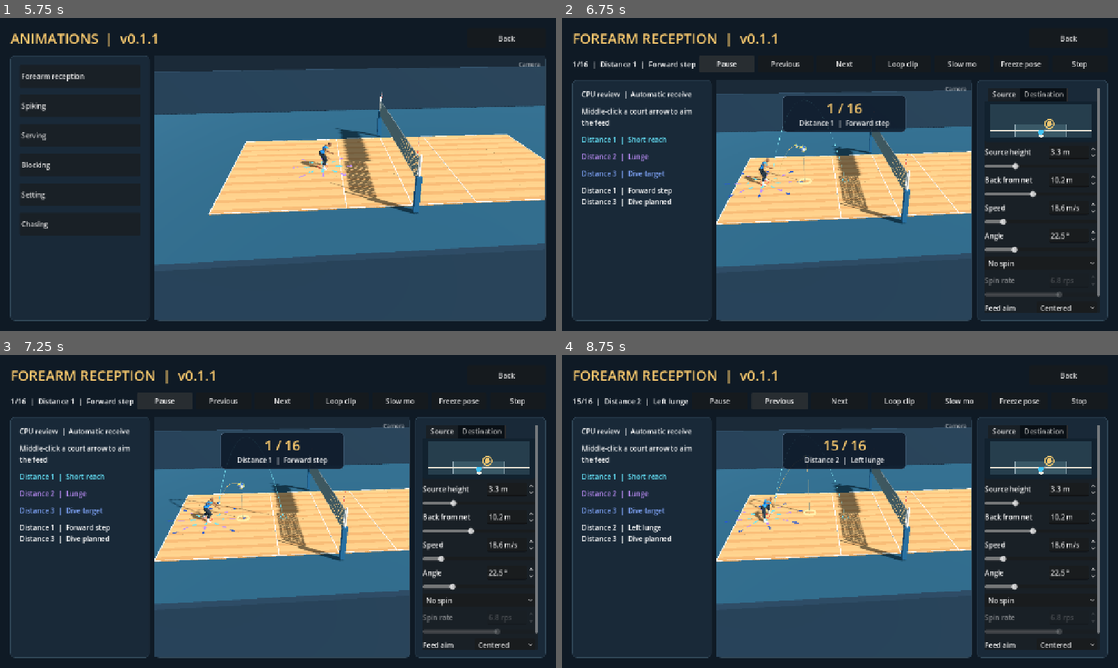
Above: before the commit, frames 1-4 (two rows, left to right).
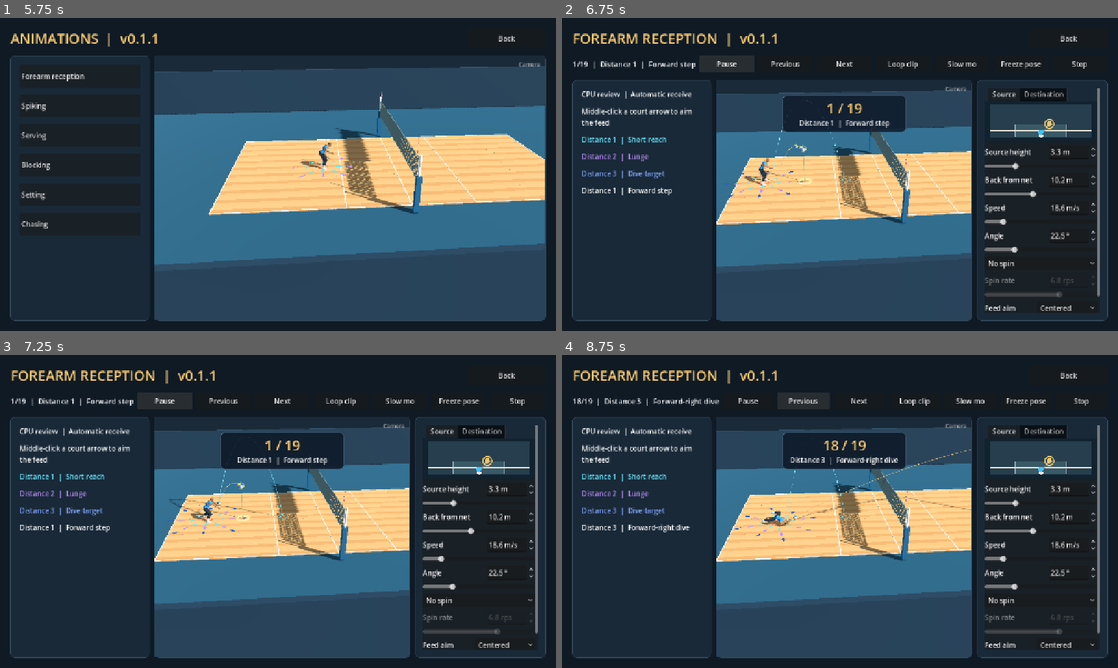
Above: after the commit, the same moments.

Repository: foreandr/volleyball
Game: Godot game, scene res://scenes/main.tscn
Two runs of this game, one before a commit and one after it. Both use one fixed random seed, a clock stepped at 60 frames per second and the inputs below.
Inputs:
- Up to frame 1 (5.75 s): click "Story" at 0.5 s; click "New" at 1.25 s; click "Back" at 2 s; click "New" at 2.75 s; click "Save" at 3.5 s; click "Back" at 4.25 s; click "Continue" at 5 s
- Up to frame 2 (6.75 s): click "Forearm reception" at 5.75 s; click "Play all" at 6.5 s
- Up to frame 3 (7.25 s): no input
- Up to frame 4 (8.75 s): click "Previous" at 7.25 s; click "Previous" at 8 s

Frame 1 is identical in both runs. In frame 2, 0.2% of the frame differs, in the area x 3-54%, y 13-61%; in frame 3, 0.2%; in frame 4, 2.1%, in the area x 2-95%, y 12-61%.

Commit message:
Add reference-based forward reception dives

Diff:
--- a/scripts/animation_ball_preview.gd
+++ b/scripts/animation_ball_preview.gd
@@ -231,11 +231,22 @@
 			direction.y = 0.0
 			var reach: float = [0.42,0.85,1.42][arrows.selected_distance-1]
 			aim_point = impact_point+direction.normalized()*reach
-			if float(actor.get_meta("feed_settings",{}).get("source_height",0.0)) >= 4.6:
+			if arrows.selected_distance == 3 and arrows.selected in [1,2,8]:
+				aim_point.y = 0.46
+			elif float(actor.get_meta("feed_settings",{}).get("source_height",0.0)) >= 4.6:
 				aim_point.y += 0.36
 	var feed: Dictionary
 	if review_feed.is_empty():
-		feed = Flight.feed(aim_point,actor.get_meta("feed_settings",{}))
+		var settings: Dictionary = actor.get_meta("feed_settings",{})
+		feed = Flight.feed(aim_point,settings)
+		if practice_mode and missed and arrows.selected_distance == 3 and arrows.selected in [1,2,8]:
+			# Keep the low dive target reachable across the net without moving the source.
+			var fitted := settings.duplicate()
+			fitted.fit = "speed"
+			for attempt in range(6):
+				if Net.first_hit(func(time): return Flight.position(feed,aim_point,time),-float(feed.duration),0.0).is_empty(): break
+				fitted.angle = float(settings.get("angle",27.4))+2.0*(attempt+1)
+				feed = Flight.feed(aim_point,fitted)
 	else:
 		missed = false
 		aim_point = review_feed.aim
--- /dev/null
+++ b/scripts/forward_reception_dive.gd
@@ -0,0 +1,68 @@
+extends RefCounted
+
+const PlatformPose = preload("res://scripts/reception_platform_pose.gd")
+const WINDUP := 0.40
+const DURATION := 1.28
+
+# Time from load, hip drop and body pitch, from the side-view reference.
+const KEYS := [
+	[0.00,0.00,0.0],
+	[0.14,0.15,18.0],
+	[0.28,0.31,49.0],
+	[0.40,0.47,73.0],
+	[0.55,0.49,82.0],
+	[0.72,0.49,82.0],
+	[0.92,0.42,59.0],
+	[1.10,0.24,28.0],
+	[1.28,0.00,0.0],
+]
+
+static func sample(actor: Node3D, author: RefCounted, ready: Array[Transform3D], start: Vector3, heading: Vector3, time: float, ball_point: Vector3) -> void:
+	var rig: Skeleton3D = actor.skeleton
+	var travel := 1.58*smoothstep(0.08,0.60,time)
+	var drop := 0.0
+	var pitch := 0.0
+	for index in range(1,KEYS.size()):
+		var a: Array = KEYS[index-1]
+		var b: Array = KEYS[index]
+		if time > b[0] and index < KEYS.size()-1: continue
+		var weight := smoothstep(a[0],b[0],time)
+		drop = lerpf(a[1],b[1],weight)
+		pitch = deg_to_rad(lerpf(a[2],b[2],weight))
+		break
+	actor.position = start+heading*travel
+	actor.rotation.y = atan2(heading.x,heading.z)
+	var pose := ready.duplicate()
+	var pelvis := rig.find_bone("pelvis")
+	var parent := rig.get_bone_parent(pelvis)
+	var scale_: float = rig.global_basis.get_scale().y
+	pose[pelvis].origin -= author.world_pose(pose,parent).basis.inverse()*Vector3.UP*drop/scale_
+	author.rotate_world(pose,"pelvis",Vector3.RIGHT,pitch)
+	author.rotate_world(pose,"Head",Vector3.RIGHT,-pitch*0.32)
+	var launch := smoothstep(0.12,0.42,time)
+	var get_up := smoothstep(0.73,DURATION,time)
+	var brace := smoothstep(0.40,0.55,time)*(1.0-smoothstep(0.86,1.18,time))
+	for side in ["l","r"]:
+		var foot_name: String = "foot_"+side
+		var foot: Transform3D = author.world_pose(ready,rig.find_bone(foot_name))
+		var trail := foot.origin-Vector3.BACK*(0.63 if side == "l" else 0.78)
+		var kick := smoothstep(0.18,0.46,time)*(1.0-smoothstep(0.49,0.72,time))
+		trail.y += kick*(0.44 if side == "l" else 0.14)
+		var ankle := (foot.origin-Vector3.BACK*minf(travel,0.32)).lerp(trail,launch).lerp(foot.origin,get_up)
+		author.limb(pose,"thigh_"+side,"calf_"+side,foot_name,ankle,Vector3(0.20 if side == "l" else -0.20,0.1,1.0))
+		author.set_world_basis(pose,foot_name,foot.basis)
+	var grip: Vector3 = (author.point(pose,"hand_l")+author.point(pose,"hand_r"))*0.5
+	var reach := smoothstep(0.11,0.31,time)*(1.0-smoothstep(0.41,0.54,time))
+	if reach > 0.0:
+		var target := rig.global_transform.affine_inverse()*ball_point+Vector3(0,-0.07,0.18)
+		target.y = maxf(0.13,target.y)
+		PlatformPose.connect_arms(pose,author,grip.lerp(target,reach),reach,0.0)
+	if brace > 0.0:
+		for side in ["l","r"]:
+			var hand: String = "hand_"+side
+			var shoulder: Vector3 = author.point(pose,"upperarm_"+side)
+			var palm := Vector3(shoulder.x+(0.13 if side == "l" else -0.13),0.10,shoulder.z+0.30)
+			author.limb(pose,"upperarm_"+side,"lowerarm_"+side,hand,palm,Vector3(0.8 if side == "l" else -0.8,0.4,-0.25),brace)
+	for bone in rig.get_bone_count():
+		rig.set_bone_pose_position(bone,pose[bone].origin)
+		rig.set_bone_pose_rotation(bone,pose[bone].basis.get_rotation_quaternion())
--- a/scripts/reception_review.gd
+++ b/scripts/reception_review.gd
@@ -1,6 +1,7 @@
 extends HBoxContainer
 
 const Flight = preload("res://scripts/pass_flight.gd")
+const ForwardDive = preload("res://scripts/forward_reception_dive.gd")
 const CASES := [
 	[1,"Forward step",Vector3(0,0,0.42),Vector3(0,-5,-2)],
 	[1,"Forward-right step",Vector3(-0.30,0,0.30),Vector3(0,-5,-3)],
@@ -18,6 +19,9 @@
 	[2,"Back-left lunge",Vector3(0.54,-0.12,-0.52),Vector3(0,-7,-2)],
 	[2,"Left lunge",Vector3(0.85,0,0),Vector3(0,-7,-3)],
 	[2,"Forward-left reach",Vector3(0.59,0,0.59),Vector3(0,-5,-3)],
+	[3,"Forward dive",Vector3(0,0,1.42),Vector3(0,-9.2,-18)],
+	[3,"Forward-right dive",Vector3(-1.0,0,1.0),Vector3(-1,-9.2,-18)],
+	[3,"Forward-left dive",Vector3(1.0,0,1.0),Vector3(1,-9.2,-18)],
 ]
 const SHORT_BACK := 4
 const RIGHT_LUNGE := 10
@@ -44,6 +48,7 @@
 var review_clip: Animation
 var offset := Vector3.ZERO
 var released := false
+var dive_ready: Array[Transform3D] = []
 var counter: Label
 var play_button: Button
 var previous_button: Button
@@ -214,6 +219,10 @@
 	offset = actor.global_basis.orthonormalized()*relative
 	var velocity: Vector3 = actor.global_basis.orthonormalized()*CASES[index][3]
 	var aim: Vector3 = ball.platform(ball.contact_time).ball+offset
+	dive_ready.clear()
+	if CASES[index][0] == 3:
+		aim.y = 0.46
+		dive_ready = page.player_controls.snapshot_receive_pose()
 	var acceleration := Vector3.DOWN*Flight.GRAVITY
 	ball.review_feed = {"aim":aim,"incoming":velocity,"acceleration":acceleration,"duration":FEED_TIME,
 		"start":aim-velocity*FEED_TIME+acceleration*0.5*FEED_TIME*FEED_TIME,"side":Vector3.RIGHT,"valid":true}
@@ -223,8 +232,7 @@
 	title_move.text = "Distance %d  |  %s" % [CASES[index][0],CASES[index][1]]
 	update_title_card(-FEED_TIME)
 	page.drill_status.text = "CPU review  |  Automatic receive"
-	page.distance_status.text = "Distance %d  |  %s
-Distance 3  |  Dive planned" % [CASES[index][0],CASES[index][1]]
+	page.distance_status.text = "Distance %d  |  %s" % [CASES[index][0],CASES[index][1]]
 	ball.tick(page.preview_clock,false)
 	ball.update_practice_aim(true)
 	update_controls()
@@ -241,7 +249,18 @@
 	var rear_side_lunge := index in [BACK_RIGHT_LUNGE,BACK_LEFT_LUNGE]
 	var short_back := index == SHORT_BACK
 	var receive_start := -0.12 if short_back else -0.25
-	if short_back and elapsed >= -0.50 and elapsed < receive_start:
+	if not dive_ready.is_empty():
+		var dive_time := elapsed+ForwardDive.WINDUP
+		if dive_time >= ForwardDive.DURATION or not ball.incoming_net.is_empty(): released = true
+		if dive_time >= 0.0 and not released:
+			var heading: Vector3 = (ball.aim_point-READY_POSITION).slide(Vector3.UP).normalized()
+			ForwardDive.sample(page.preview_player,page.player_controls.footwork.author,dive_ready,READY_POSITION,heading,dive_time,ball.aim_point)
+			if dive_time >= 0.26 and dive_time <= 0.47:
+				ball.update_practice_platform()
+				ball.try_practice_pass(previous,page.preview_clock,0.16)
+			else:
+				ball.practice_reach_center = Vector3.INF
+	elif short_back and elapsed >= -0.50 and elapsed < receive_start:
 		page.player_controls.step_back_for_lunge(READY_POSITION,Vector3.BACK,delta,0.48)
 	elif rear_side_lunge and elapsed >= -0.66 and elapsed < -0.25:
 		page.player_controls.step_back_for_lunge(READY_POSITION,Vector3.BACK,delta,0.64)
@@ -263,7 +282,8 @@
 	if released:
 		page.preview_player.animator.seek(0.0,true)
 		page.player_controls.blend_receive_recovery(delta)
-	var end: float = maxf(ball.cycle_end(),ball.contact_time+0.65)
+	var recovery_time := ForwardDive.DURATION-ForwardDive.WINDUP if not dive_ready.is_empty() else 0.65
+	var end: float = maxf(ball.cycle_end(),ball.contact_time+recovery_time)
 	ball.tick(minf(page.preview_clock,end),true)
 	ball.update_practice_aim(true)
 	if page.preview_clock < end: return
--- a/scripts/story_animations.gd
+++ b/scripts/story_animations.gd
@@ -1,6 +1,7 @@
 extends "res://scripts/create.gd"
 const BallPreview = preload("res://scripts/animation_ball_preview.gd")
 const Flight = preload("res://scripts/pass_flight.gd")
+const ForwardDive = preload("res://scripts/forward_reception_dive.gd")
 const Catalog = preload("res://scripts/volleyball_animations.gd")
 const MOVE_TYPES := {
 	"Forearm reception":["Forearm"],
@@ -32,6 +33,7 @@
 var cpu_reach_offset := Vector3.INF
 var cpu_start := Vector3.INF
 var cpu_start_yaw := 0.0
+var cpu_dive_ready: Array[Transform3D] = []
 var middle_arrow := Vector2i(-1,1)
 var middle_press := Vector2.ZERO
 var middle_dragged := false
@@ -349,6 +351,8 @@
 	set_cpu_arrows_pinned(drill and not in_control)
 	var first := minf(0,ball_preview.contact_time-ball_preview.feed_duration)
 	var last: float = ball_preview.cycle_end()
+	if not cpu_dive_ready.is_empty():
+		last = maxf(last,ball_preview.contact_time+ForwardDive.DURATION-ForwardDive.WINDUP)
 	if drill and not in_control and cpu_start.is_finite() and preview_clock+delta >= last:
 		if not player_controls.settle_for_next_feed(cpu_start,cpu_start_yaw,delta):
 			preview_clock = last
@@ -407,10 +411,13 @@
 	cpu_start = Vector3.INF
 	cpu_receive_clock = -INF
 	cpu_reach_offset = Vector3.INF
+	cpu_dive_ready.clear()
 
 func step_cpu_receive(previous: float, delta: float) -> void:
 	var arrows = preview_player.get_node("DirectionArrows")
-	if arrows.selected != 0 and arrows.selected_distance == 3: return
+	if arrows.selected != 0 and arrows.selected_distance == 3:
+		if arrows.selected in [1,2,8]: step_cpu_forward_dive(previous)
+		return
 	var short_back: bool = arrows.selected_distance == 1 and arrows.selected == 5
 	if not is_finite(cpu_receive_clock):
 		if arrows.selected != 0:
@@ -462,6 +469,25 @@
 		preview_player.animator.seek(0.0,true)
 		player_controls.blend_receive_recovery(delta)
 
+func step_cpu_forward_dive(previous: float) -> void:
+	var time: float = preview_clock-ball_preview.contact_time+ForwardDive.WINDUP
+	if time < 0.0 or not ball_preview.incoming_net.is_empty(): return
+	if cpu_dive_ready.is_empty():
+		cpu_start = preview_player.position
+		cpu_start_yaw = preview_player.rotation.y
+		preview_player.animator.play("custom_preview/clip",0)
+		preview_player.animator.seek(0.0,true)
+		preview_player.animator.pause()
+		cpu_dive_ready = player_controls.snapshot_receive_pose()
+	var heading: Vector3 = (ball_preview.aim_point-cpu_start).slide(Vector3.UP).normalized()
+	ForwardDive.sample(preview_player,player_controls.footwork.author,cpu_dive_ready,cpu_start,heading,time,ball_preview.aim_point)
+	drill_status.text = "CPU forward dive  |  F1 to take control"
+	if time >= 0.26 and time <= 0.47:
+		ball_preview.update_practice_platform()
+		ball_preview.try_practice_pass(previous,preview_clock,0.16)
+	else:
+		ball_preview.practice_reach_center = Vector3.INF
+
 func update_distance_status(in_control: bool) -> void:
 	var tier: int = player_controls.reach_tier if in_control else 1
 	var arrows = preview_player.get_node("DirectionArrows")
@@ -473,6 +499,7 @@
 		tier = ball_preview.practice_reach_tier(offset)
 		high = offset.y >= 0.20
 	var names := ["Short reach","High shoulder reach" if high else "Low lunge","Dive target (animation pending)"]
+	if tier == 3 and arrows.selected in [1,2,8]: names[2] = "Forward dive"
 	distance_status.text = "Distance %d  |  %s" % [tier,names[tier-1]]
 
 func aim_pass_at_mouse(screen_point: Vector2) -> void:
